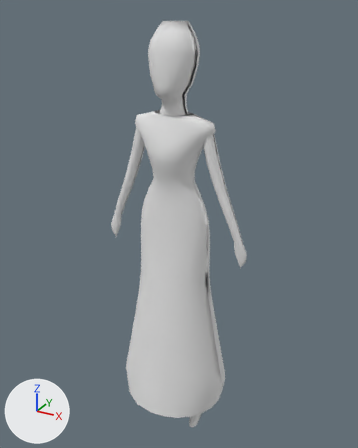
The glTF model public/models/bossgame.glb, before and after one commit.
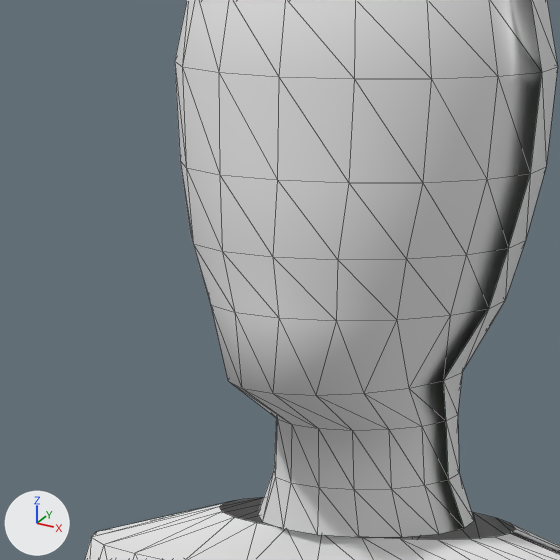
Each version appears first whole from a 50 mm camera at (0.936, -1.661, 1.794) aimed at (0.002, 0.037, 0.945), and next in a close-up on the part from 35% to 56% of the width and 9% to 26% of the height. Arrows for +X, +Y and +Z are at lower left; the lights stay in place. The older version's two pictures come first. The close-ups show mesh edges as thin lines. Vertices at exactly the same position are counted once.

Names of what the first close-up shows: 'geometry_0'.
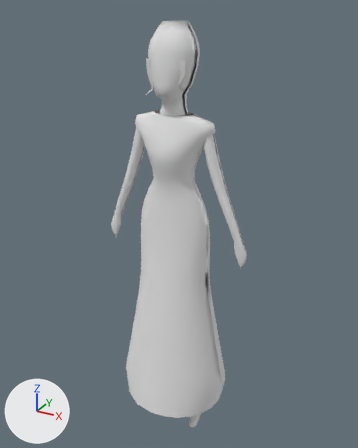
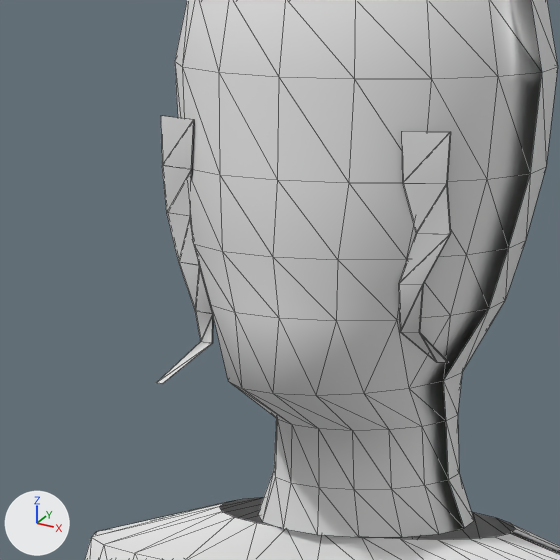
Changed parts and their boxes [x1, y1, x2, y2] in the close-ups (560 x 560 px):
part 1 of me_geometry_0, added
    after: [157, 116, 212, 384]
part 2 of me_geometry_0, added
    after: [162, 116, 213, 384]
part 3 of me_geometry_0, added
    after: [398, 131, 451, 363]

The change, as a list of edits to the scene's bpy script:
```text
Change me_geometry_0:
    used by ob_geometry_0; location = (0.0, 0.0, 0.0)
    remove me_geometry_0.from_pydata(...)  # 1636 vertices, 3115 faces; spans x -0.33..0.33, y -0.22..0.22, z 0.0..1.75
    add me_geometry_0.from_pydata(...)  # 1688 vertices, 3159 faces; spans x -0.33..0.33, y -0.22..0.22, z 0.0..1.75
    me_geometry_0 part 1: a new loose piece of 14 vertices spanning x -0.09..-0.06, y -0.07..-0.03, z 1.49..1.62, in mat_material_0 (its picture is missing)
    me_geometry_0 part 2: a new loose piece of 14 vertices spanning x -0.09..-0.06, y -0.07..-0.03, z 1.49..1.62, in mat_material_0 (its picture is missing)
    me_geometry_0 part 3
    24 vertices are added at x 0.05..0.08, y -0.07..-0.03, z 1.51..1.62
    20 new faces join them
```
